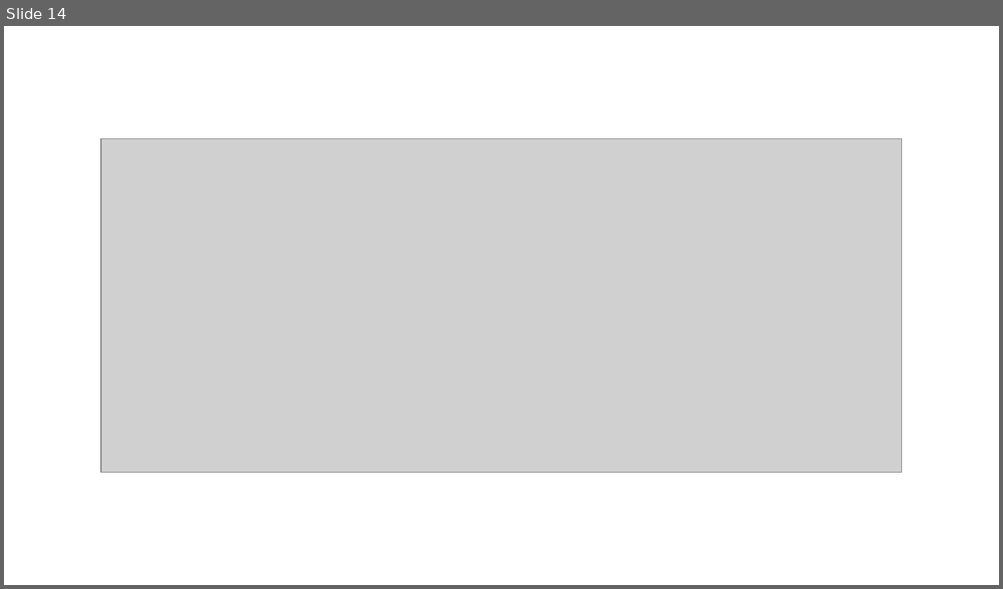
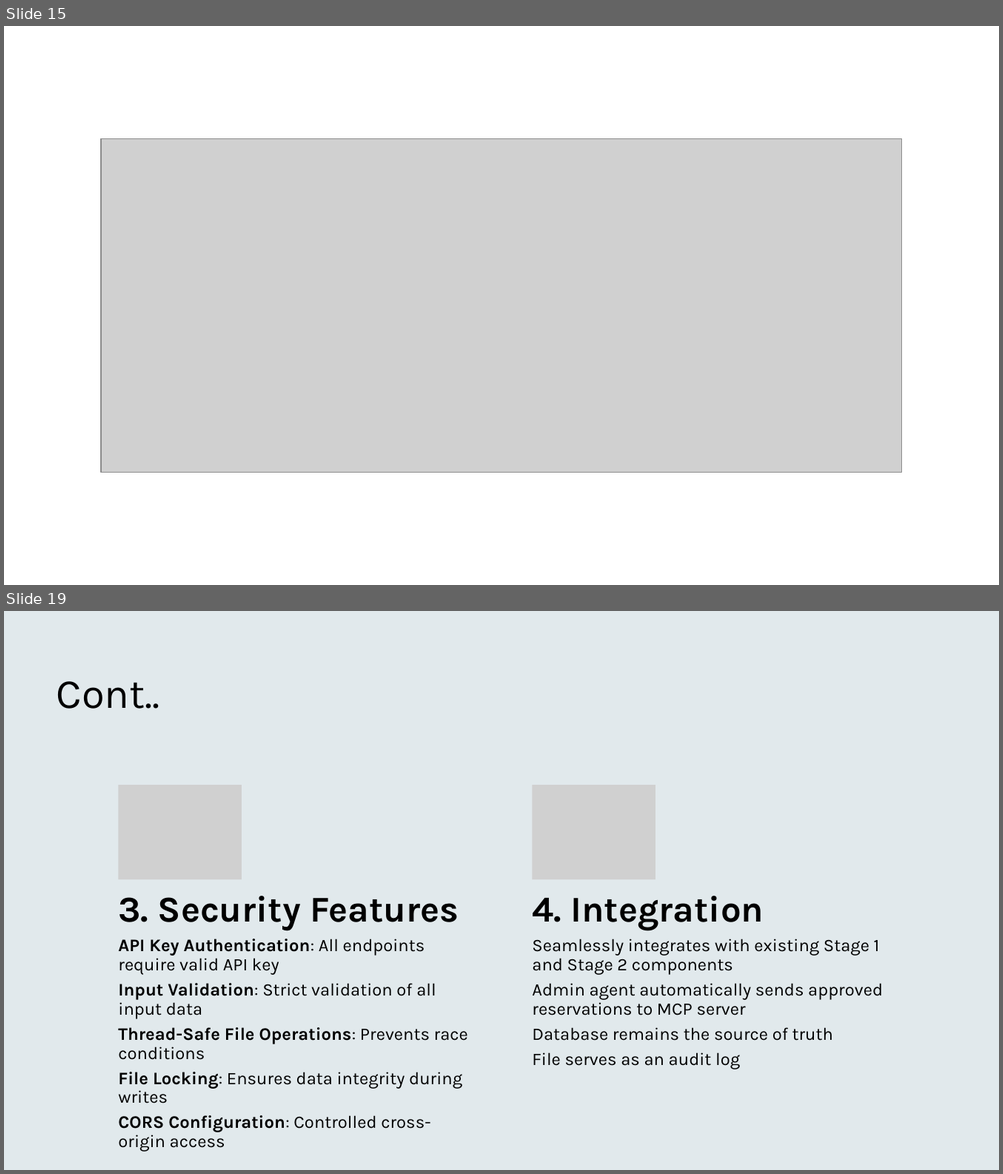
Before and after one commit to trilokiDA/parking_space_reservation_chatbot, a slide deck: Chatbot-parking sapce reservation.pptx. Shown one above the other, each under a label of ours: slide 14 before the commit, slides 15 and 19 after it; the slides between them are not shown. The pictures are 1003x589 and 1003x1174 pixels, drawn with LibreOffice and Linux fonts; fonts in the diff are those of the drawing; grey boxes stand for pictures. Boxes give left, top, right and bottom in pixels: in the first picture for what was removed or moved away, otherwise in the second. Text is boxed around its words. In the diff, an @@ line names an element or a change of style, - is before the commit and + after.

Commit message:
stage3 ppt

```diff
--- a/Chatbot-parking sapce reservation.pptx
+++ b/Chatbot-parking sapce reservation.pptx
@@ slide 19 added at box(4, 611, 999, 1170), background #FFFFFF @@
@@ rectangle added at box(4, 611, 999, 1170), fill #F2F2F2 @@
@@ rectangle added at box(4, 611, 999, 1170), fill #0B76A0 at 7% opacity @@
@@ title added at box(57, 681, 160, 709), 40 pt, text #000000 @@
+Cont..
@@ group added at box(118, 785, 882, 1133): 4 texts, 2 pictures @@
+3. Security Features
+API Key Authentication: All endpoints require valid API key
+Input Validation: Strict validation of all input data
+Thread-Safe File Operations: Prevents race conditions
+File Locking: Ensures data integrity during writes
+CORS Configuration: Controlled cross-origin access
+4. Integration
+Seamlessly integrates with existing Stage 1 and Stage 2 components
+Admin agent automatically sends approved reservations to MCP server
+Database remains the source of truth
+File serves as an audit log
@@ what was slide 14 is now slide 15 @@
```
Also in this commit, not shown: 1 slide changed, 7 other slides added.
